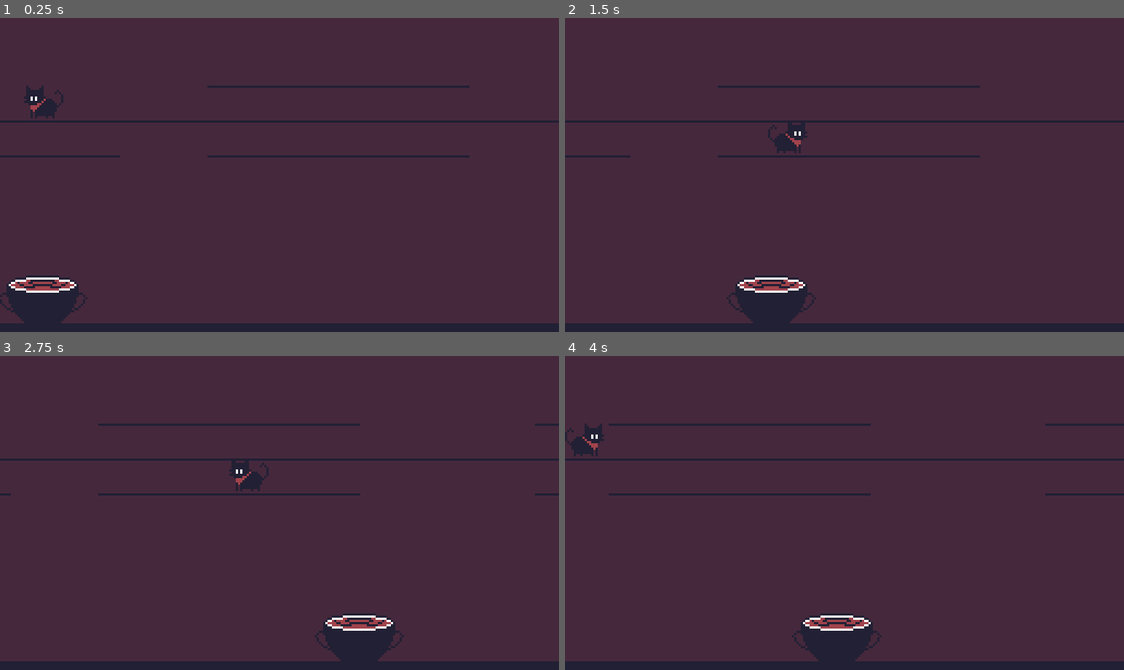
Above: before the commit, frames 1-4 (two rows, left to right).
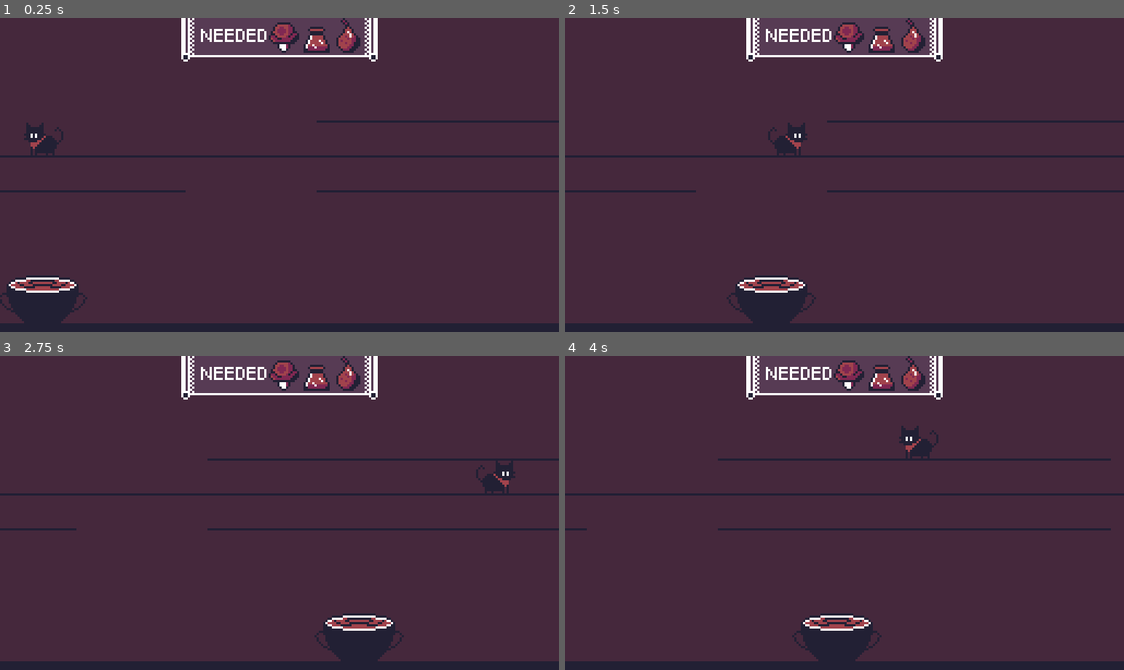
Above: after the commit, the same moments.

Repository: Bazooh/BlackCatJam
Game: Godot game, scene res://level/level.tscn
Same seed, same stepped clock (60 frames per second), same inputs: the game is played once before the commit and once after it.
Inputs:
- Up to frame 1 (0.25 s): no input
- Up to frame 2 (1.5 s): hold Right (right) 0.53-1.28 s; hold S (down) from 1.28 s (still down)
- Up to frame 3 (2.75 s): release S (down) at 2.03 s; hold Right (right) from 2.03 s (still down)
- Up to frame 4 (4 s): release Right (right) at 2.78 s; hold W (up) 2.78-3.53 s; hold A (left) from 3.53 s (still down)

The runs differ from the first frame. In frame 1, 4.1% of the frame differs, in the area x 0-100%, y 0-56%; in frame 2, 3.4%; in frame 3, 4.1%; in frame 4, 4.0%.

Commit message:
Recipe UI

Diff:
--- a/entities/witch.gd
+++ b/entities/witch.gd
@@ -1,9 +1,13 @@
 class_name Witch extends Area2D
 
+signal on_recipe_update(recipe, collected)
+
 @export var speed : float = 100
-@export var recipe : Array[Ingredient.IngredientType] = []
 
-var next_ingredient = 0
+@export var possible_ingredients : Array[Ingredient.IngredientType] = []
+var recipe : Array[Ingredient.IngredientType] = []
+
+var collected = 0
 
 const size : float = 30
 const edge_x : float = 256
@@ -15,24 +19,36 @@
 	min_x = size / 2
 	max_x = edge_x - size / 2
 
+	create_recipe()
 
 func _process(delta):
 	var input : int = (int(Input.is_action_pressed("right")) - int(Input.is_action_pressed("left")))
 	position.x += speed * delta * input
 	position.x = clamp(position.x, min_x, max_x)
 
+func create_recipe():
+	recipe = []
+	for i in range(3):
+		var random_ingredient = possible_ingredients.pick_random()
+		recipe.append(random_ingredient)
+	collected = 0
+	on_recipe_update.emit(recipe, collected)
+
+
 func collect_ingredient(type: Ingredient.IngredientType):
 	if not recipe:
 		return
 
-	if recipe.size() <= next_ingredient:
+	if recipe.size() <= collected:
 		return
 
-	if type == recipe[next_ingredient]:
-		next_ingredient += 1
-		if next_ingredient == recipe.size():
+	if type == recipe[collected]:
+		collected += 1
+		if collected == recipe.size():
 			print("Win :D")
+			create_recipe()
 		else:
 			print("Correct :)")
+			on_recipe_update.emit(recipe, collected)
 	else:
 		print("Incorrect :(")
--- a/level/level.tscn
+++ b/level/level.tscn
@@ -1,9 +1,10 @@
-[gd_scene load_steps=5 format=3 uid="uid://nalu1nrl7o5b"]
+[gd_scene load_steps=6 format=3 uid="uid://nalu1nrl7o5b"]
 
 [ext_resource type="Texture2D" uid="uid://bhiyt42ads85e" path="res://art/temp/temp_BG.png" id="2_3ca08"]
 [ext_resource type="PackedScene" uid="uid://nx2ety4mvf61" path="res://entities/witch.tscn" id="2_b1rdj"]
 [ext_resource type="PackedScene" uid="uid://ddybujrdaso0e" path="res://entities/cat.tscn" id="2_xf2dh"]
 [ext_resource type="Script" path="res://level/level_generator.gd" id="4_dyxyi"]
+[ext_resource type="PackedScene" uid="uid://7vqh7xmpflq7" path="res://ui/recipe.tscn" id="5_pieq3"]
 
 [node name="Node2D" type="Node2D"]
 
@@ -13,12 +14,24 @@
 centered = false
 
 [node name="Cat" parent="." instance=ExtResource("2_xf2dh")]
-position = Vector2(42, 39)
+position = Vector2(42, 56)
 speed = 100.0
 
 [node name="Witch" parent="." instance=ExtResource("2_b1rdj")]
-recipe = Array[int]([0, 1, 2])
+possible_ingredients = Array[int]([0, 1, 2])
 
 [node name="Platforms" type="Node2D" parent="."]
 script = ExtResource("4_dyxyi")
 platform_density = 0.6
+grid_y_offset = 48
+
+[node name="UI" type="Control" parent="."]
+layout_mode = 3
+anchors_preset = 0
+offset_right = 256.0
+offset_bottom = 144.0
+
+[node name="Recipe" parent="UI" instance=ExtResource("5_pieq3")]
+layout_mode = 1
+
+[connection signal="on_recipe_update" from="Witch" to="UI/Recipe" method="_on_witch_on_recipe_update"]
--- a/level/platform.tscn
+++ b/level/platform.tscn
@@ -1,8 +1,8 @@
 [gd_scene load_steps=4 format=3 uid="uid://csldkyurs58iy"]
 
 [sub_resource type="SegmentShape2D" id="SegmentShape2D_dg8r8"]
-a = Vector2(-20, 2.08165e-12)
-b = Vector2(20, 2.08165e-12)
+a = Vector2(-30, 0)
+b = Vector2(30, 0)
 
 [sub_resource type="Gradient" id="Gradient_jlb0o"]
 offsets = PackedFloat32Array(0)
@@ -10,7 +10,7 @@
 
 [sub_resource type="GradientTexture1D" id="GradientTexture1D_hoy8y"]
 gradient = SubResource("Gradient_jlb0o")
-width = 40
+width = 60
 
 [node name="Platform" type="Area2D" groups=["Platform"]]
 
--- /dev/null
+++ b/ui/recipe.gd
@@ -0,0 +1,33 @@
+class_name Recipe extends TextureRect
+
+@onready var ingredientBox: HBoxContainer = $Ingredients
+
+const region_size := 16
+
+var ingredients: Array[TextureRect] = []
+
+func _ready():
+	for child in ingredientBox.get_children():
+		if child is TextureRect:
+			ingredients.append(child as TextureRect)
+
+func update_ui(recipe: Array[Ingredient.IngredientType], collected: int):
+	if not is_node_ready():
+		await ready
+
+	if not recipe:
+		return
+	for i in range(ingredients.size()):
+		var tex = ingredients[i].texture as AtlasTexture
+		if i < recipe.size():
+			tex.region.position.y = region_size * int(recipe[i])
+			if collected > i:
+				tex.region.position.x = region_size
+			else:
+				tex.region.position.x = 0
+
+
+
+
+func _on_witch_on_recipe_update(recipe: Array[Ingredient.IngredientType], collected: int):
+	update_ui(recipe, collected)
--- /dev/null
+++ b/ui/recipe.tscn
@@ -0,0 +1,52 @@
+[gd_scene load_steps=7 format=3 uid="uid://7vqh7xmpflq7"]
+
+[ext_resource type="Texture2D" uid="uid://bb0wtwggmjbsc" path="res://art/ui/Needed.png" id="1_dubag"]
+[ext_resource type="Texture2D" uid="uid://dhd4e4hp1ss21" path="res://art/Ingredients.png" id="2_3idwu"]
+[ext_resource type="Script" path="res://ui/recipe.gd" id="2_cmdqx"]
+
+[sub_resource type="AtlasTexture" id="AtlasTexture_6s1jq"]
+atlas = ExtResource("2_3idwu")
+region = Rect2(0, 0, 16, 16)
+
+[sub_resource type="AtlasTexture" id="AtlasTexture_pkev3"]
+atlas = ExtResource("2_3idwu")
+region = Rect2(0, 0, 16, 16)
+
+[sub_resource type="AtlasTexture" id="AtlasTexture_4yo3m"]
+atlas = ExtResource("2_3idwu")
+region = Rect2(0, 0, 16, 16)
+
+[node name="Recipe" type="TextureRect"]
+anchors_preset = 5
+anchor_left = 0.5
+anchor_right = 0.5
+offset_left = -45.0
+offset_right = 45.0
+offset_bottom = 20.0
+grow_horizontal = 2
+texture = ExtResource("1_dubag")
+stretch_mode = 2
+script = ExtResource("2_cmdqx")
+
+[node name="Ingredients" type="HBoxContainer" parent="."]
+layout_direction = 2
+layout_mode = 0
+offset_left = 39.0
+offset_right = 85.0
+offset_bottom = 17.0
+theme_override_constants/separation = -1
+
+[node name="Ingredient1" type="TextureRect" parent="Ingredients"]
+layout_mode = 2
+texture = SubResource("AtlasTexture_6s1jq")
+stretch_mode = 2
+
+[node name="Ingredient2" type="TextureRect" parent="Ingredients"]
+layout_mode = 2
+texture = SubResource("AtlasTexture_pkev3")
+stretch_mode = 2
+
+[node name="Ingredient3" type="TextureRect" parent="Ingredients"]
+layout_mode = 2
+texture = SubResource("AtlasTexture_4yo3m")
+stretch_mode = 2
